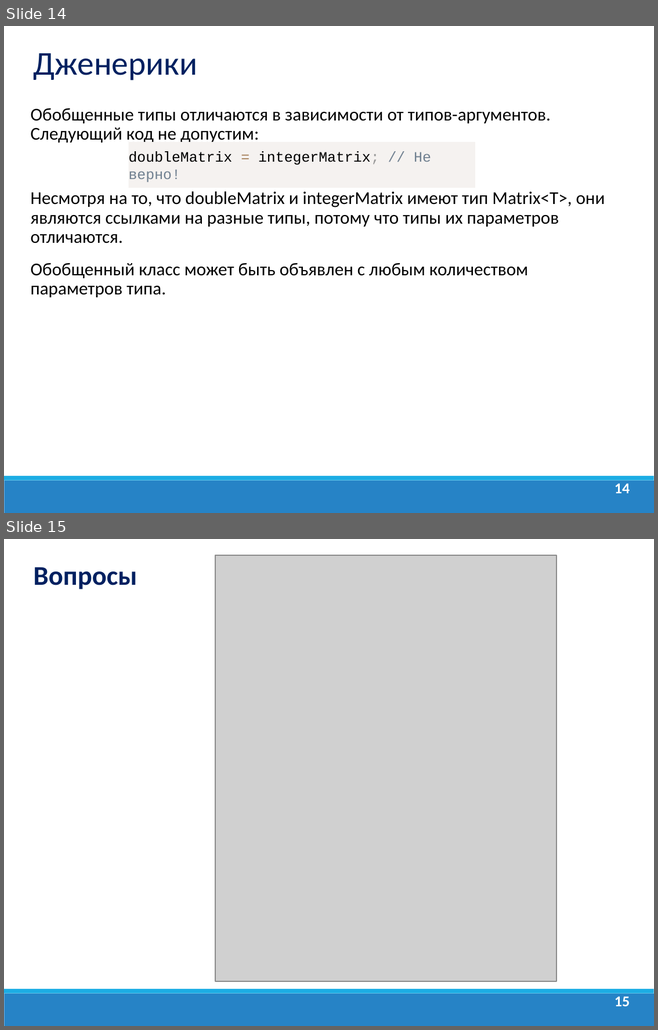
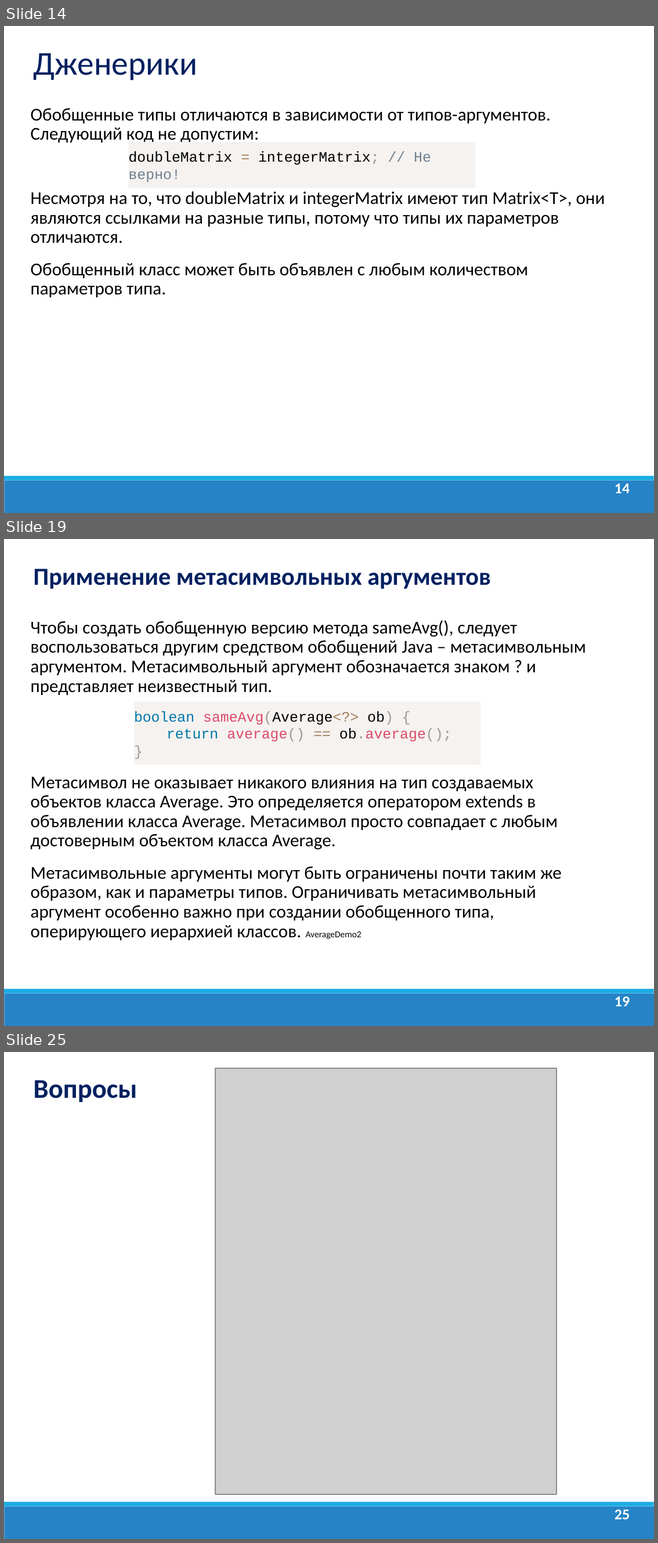
Before and after one commit to dmitry-academy/academy_5220, a slide deck: academy5220/resources/presentations/Java Lection 9. Дженерики. Enum.ppt. Shown one above the other, each under a label of ours: slides 14 and 15 before the commit, slides 14, 19 and 25 after it; the slides between them are not shown. The pictures are 658x1030 and 658x1543 pixels, drawn with LibreOffice and Linux fonts; fonts in the diff are those of the drawing; grey boxes stand for pictures; background and template pictures are left out. Boxes give left, top, right and bottom in pixels: in the first picture for what was removed or moved away, otherwise in the second. Text is boxed around its words. In the diff, an @@ line names an element or a change of style, - is before the commit and + after.

```diff
--- a/academy5220/resources/presentations/Java Lection 9. Дженерики. Enum.ppt
+++ b/academy5220/resources/presentations/Java Lection 9. Дженерики. Enum.ppt
@@ slide 19 added at bbox=[4, 539, 654, 1026], background #FFFFFF; not listed: 2 template elements that a slide beside it also shows @@
@@ text added at bbox=[34, 569, 491, 589], 27.2 pt, text #002060, bold @@
+Применение метасимвольных аргументов
@@ text added at bbox=[31, 620, 586, 940], 20 pt, text #000000 @@
+Чтобы создать обобщенную версию метода sameAvg(), следует воспользоваться другим средством обобщений Jаvа – метасимвольным аргументом. Метасимвольный аргумент обозначается знаком ? и представляет неизвестный тип.
+Метасимвол не оказывает никакого влияния на тип создаваемых объектов класса Average. Это определяется оператором extends в объявлении класса Average. Метасимвол просто совпадает c любым достоверным объектом класса Average.
+Метасимвольные аргументы могут быть ограничены почти таким же образом, как и параметры типов. Ограничивать метасимвольный аргумент особенно важно при создании обобщенного типа, оперирующего иерархией классов. AverageDemo2
@@ rectangle added at bbox=[134, 701, 480, 765], fill #F5F2F0, 16 pt, text #DD4A68 @@
+boolean sameAvg(Average<?> ob) {
+return average() == ob.average();
+}
@@ page number added at bbox=[614, 997, 629, 1006], 16.6 pt, text #FFFFFF, bold @@
+19
@@ what was slide 15 is now slide 25 @@
@@ page number at bbox=[614, 1510, 629, 1519]: text changed @@
-15
+25
```
Also in this commit, not shown: 10 other slides added, 1 slide removed, 19 other files.
